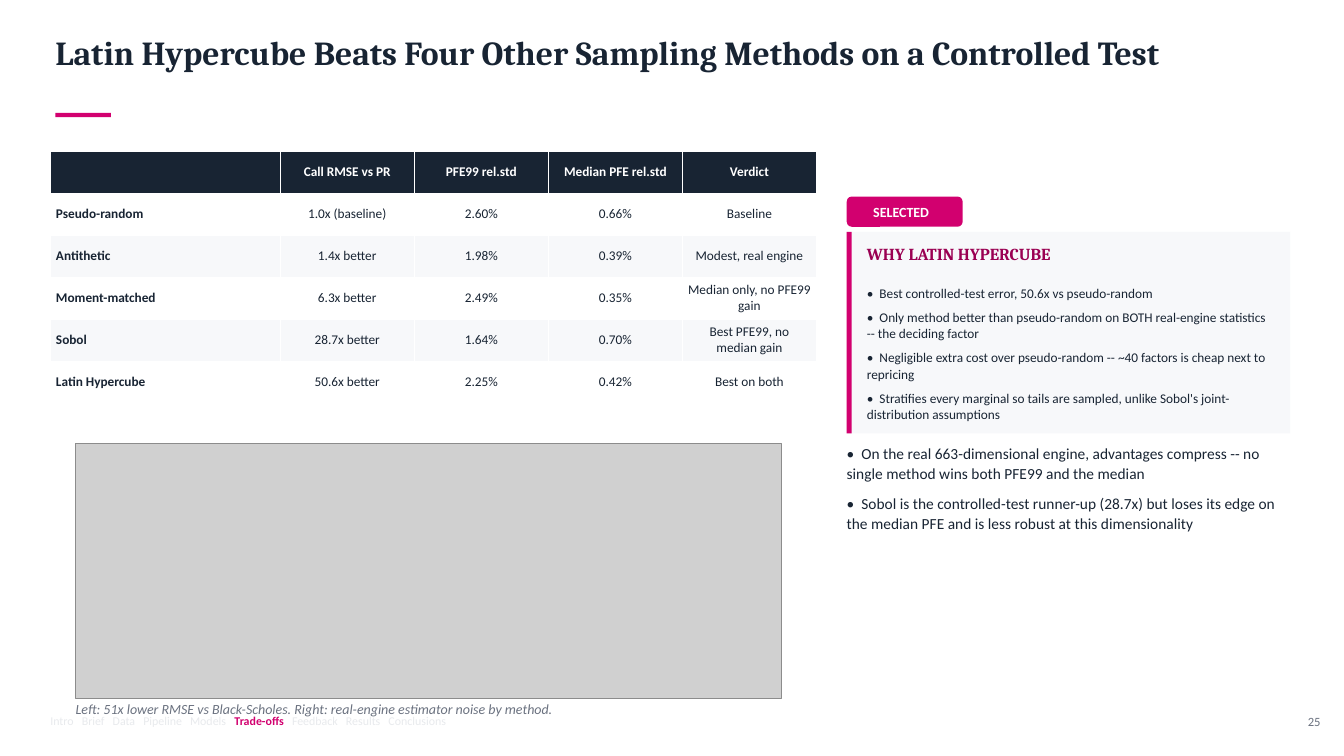
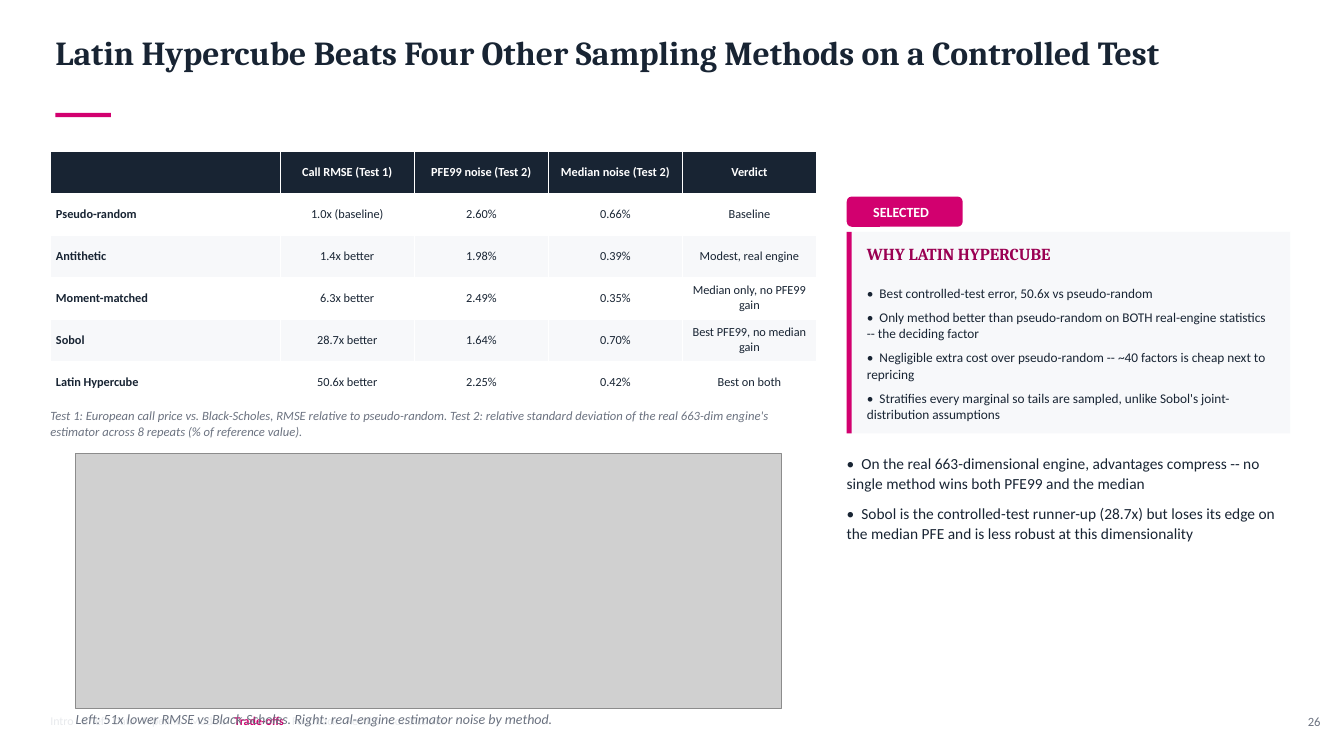
Before and after one commit to eshapandya24/capitolis-risk-engine, a slide deck: slide 26 of docs/Capitolis_CCR_Client_Final_Presentation.pptx (slide 25 before the commit). Drawn at 1344x756 pixels with LibreOffice and Linux fonts; fonts in the diff are those of the drawing; grey boxes stand for pictures. Boxes give left, top, right and bottom in pixels: in the first picture for what was removed or moved away, otherwise in the second. Text is boxed around its words. In the diff, an @@ line names an element or a change of style, - is before the commit and + after.

```diff
--- a/docs/Capitolis_CCR_Client_Final_Presentation.pptx
+++ b/docs/Capitolis_CCR_Client_Final_Presentation.pptx
@@ table at box(50, 151, 817, 403) @@
-row 1:  | Call RMSE vs PR | PFE99 rel.std | Median PFE rel.std | Verdict
+row 1:  | Call RMSE (Test 1) | PFE99 noise (Test 2) | Median noise (Test 2) | Verdict
@@ size 9.5 to 8.8 pt in "Verdict", "Pseudo-random", "1.0x (baseline)", "2.60%" and 22 more places @@
@@ text added at box(50, 411, 768, 438), 9 pt, text #6B7280, italic @@
+Test 1: European call price vs. Black-Scholes, RMSE relative to pseudo-random. Test 2: relative standard deviation of the real 663-dim engine's estimator across 8 repeats (% of reference value).
@@ 2 texts, 1 picture: place and size @@
-2 texts, 1 picture at box(76, 444, 1275, 718)
+2 texts, 1 picture at box(76, 454, 1275, 727)
@@ text at box(1308, 717, 1321, 726): text changed @@
-25
+26
```
Also in this commit, not shown: 43 other slides changed, 1 slide added, 3 other files.
